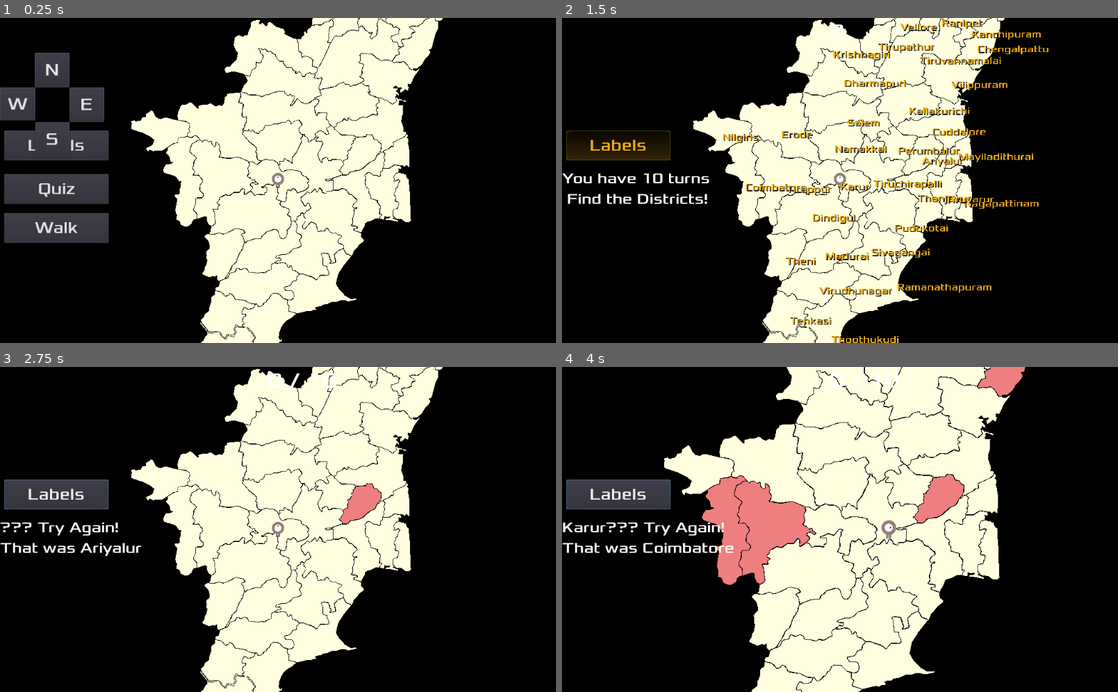
Above: before the commit, frames 1-4 (two rows, left to right).
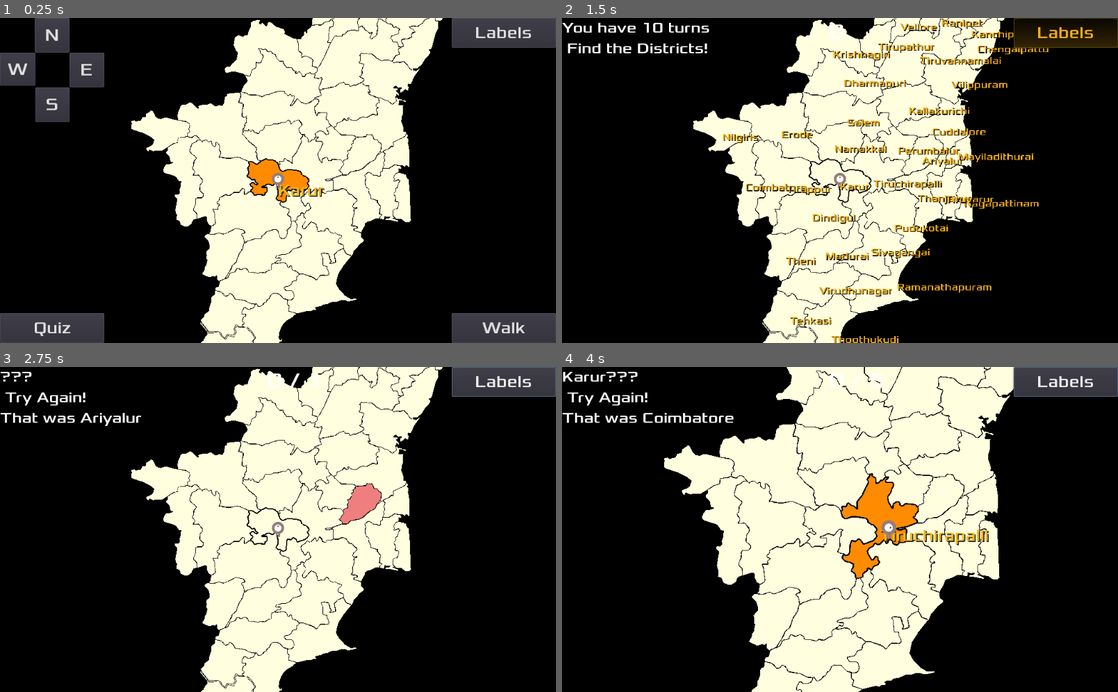
Above: after the commit, the same moments.

Repository: sharun-s/godot-tn
Game: Godot game, scene res://Node2D.tscn
Two runs of this game, one before a commit and one after it. Both use one fixed random seed, a clock stepped at 60 frames per second and the inputs below.
Inputs (mouse positions are in pixels of both pictures, inside the frame that each line leads up to):
- Up to frame 1 (0.25 s): no input
- Up to frame 2 (1.5 s): click "Quiz" at 0.5 s; click "Labels" at 1.25 s
- Up to frame 3 (2.75 s): tap Enter at 2 s; drag from (361, 503) to (417, 393) at 2.02 s
- Up to frame 4 (4 s): tap Space at 2.75 s; drag from (979, 393) to (840, 529) at 2.77 s; tap Enter at 3.5 s; move the mouse to (745, 529) at 3.52 s; hold Right (ui_right) from 3.53 s (still down); hold Mouse wheel up (zoom_in) from 3.53 s (still down); click (745, 529) at 3.67 s; tap Mouse wheel down (zoom_out) at 3.8 s

The runs differ from the first frame. In frame 1, 16% of the frame differs, in the area x 0-100%, y 0-100%; in frame 2, 3.8%; in frame 3, 4.9%; in frame 4, 12%.

Commit message:
Moved Label from HUD to TN layer cuz position/scale changes while HUD/CanvasLayer is better for fixed stuff As Gopal moves district gets highlighted

Diff:
--- a/Camera2D.gd
+++ b/Camera2D.gd
@@ -1,5 +1,4 @@
 extends Camera2D
-#export (NodePath) var target
 
 var min_zoom=1.9
 var max_zoom=3.3
@@ -24,6 +23,7 @@
 	if event.is_action_pressed("zoom_in"):
 		zoom_level = clamp(zoom_level - zoom_factor, min_zoom, max_zoom)
 		zoom = Vector2(zoom_level, zoom_level)
+		get_parent().get_node("Label").rect_scale=zoom
 #		tween.interpolate_property(self,"zoom",zoom,Vector2(zoom_level, zoom_level),
 #		zoom_level, zoom_duration, tween.TRANS_LINEAR,
 #		# Easing out means we start fast and slow down as we reach the target value.
@@ -32,6 +32,7 @@
 	if event.is_action_pressed("zoom_out"):
 		zoom_level = clamp(zoom_level + zoom_factor, min_zoom, max_zoom)
 		zoom = Vector2(zoom_level, zoom_level)
+		get_parent().get_node("Label").rect_scale=zoom
 #		tween.interpolate_property(self,"zoom",zoom,Vector2(zoom_level, zoom_level),
 #		zoom_level, zoom_duration, tween.TRANS_SINE,
 #		# Easing out means we start fast and slow down as we reach the target value.
--- a/Node2D.tscn
+++ b/Node2D.tscn
@@ -28,19 +28,8 @@
 [node name="TN" type="Node2D"]
 script = ExtResource( 1 )
 
-[node name="Camera2D" type="Camera2D" parent="."]
-current = true
-script = ExtResource( 2 )
-
-[node name="Tween" type="Tween" parent="Camera2D"]
-
-[node name="Player" parent="Camera2D" instance=ExtResource( 6 )]
-
-[node name="HUD" type="CanvasLayer" parent="."]
-
-[node name="Label" type="Label" parent="HUD"]
-margin_right = 44.0
-margin_bottom = 44.0
+[node name="Label" type="Label" parent="."]
+margin_bottom = 37.0
 custom_fonts/font = SubResource( 1 )
 custom_colors/font_color = Color( 0.964706, 0.733333, 0.113725, 1 )
 custom_colors/font_color_shadow = Color( 0.145098, 0.145098, 0.145098, 1 )
@@ -51,23 +40,29 @@
 "_edit_use_anchors_": false
 }
 
+[node name="Camera2D" type="Camera2D" parent="."]
+current = true
+script = ExtResource( 2 )
+
+[node name="Tween" type="Tween" parent="Camera2D"]
+
+[node name="Player" parent="Camera2D" instance=ExtResource( 6 )]
+input_pickable = false
+collision_layer = 2
+
+[node name="HUD" type="CanvasLayer" parent="."]
+
 [node name="Message" type="Label" parent="HUD"]
-anchor_top = 0.5
-anchor_bottom = 0.5
-margin_top = -22.0
-margin_bottom = 22.0
 custom_fonts/font = SubResource( 2 )
 __meta__ = {
 "_edit_use_anchors_": false
 }
 
 [node name="Button" type="Button" parent="HUD"]
-anchor_top = 0.5
-anchor_bottom = 0.5
-margin_left = 8.0
-margin_top = -12.0
-margin_right = 200.0
-margin_bottom = 43.0
+anchor_top = 1.0
+anchor_bottom = 1.0
+margin_top = -55.0
+margin_right = 192.0
 custom_fonts/font = SubResource( 3 )
 text = "Quiz"
 __meta__ = {
@@ -75,12 +70,10 @@
 }
 
 [node name="Labels" type="Button" parent="HUD"]
-anchor_top = 0.5
-anchor_bottom = 0.5
-margin_left = 8.0
-margin_top = -92.0
-margin_right = 200.0
-margin_bottom = -37.0
+anchor_left = 1.0
+anchor_right = 1.0
+margin_left = -192.0
+margin_bottom = 55.0
 custom_fonts/font = SubResource( 3 )
 toggle_mode = true
 text = "Labels"
@@ -89,12 +82,12 @@
 }
 
 [node name="Learn" type="Button" parent="HUD"]
-anchor_top = 0.5
-anchor_bottom = 0.5
-margin_left = 8.0
-margin_top = 60.0
-margin_right = 200.0
-margin_bottom = 115.0
+anchor_left = 1.0
+anchor_top = 1.0
+anchor_right = 1.0
+anchor_bottom = 1.0
+margin_left = -192.0
+margin_top = -55.0
 custom_fonts/font = SubResource( 3 )
 text = "Walk"
 __meta__ = {
@@ -114,9 +107,9 @@
 
 [node name="E" type="Button" parent="HUD"]
 margin_left = 128.0
-margin_top = 128.0
+margin_top = 64.0
 margin_right = 192.0
-margin_bottom = 192.0
+margin_bottom = 128.0
 custom_fonts/font = SubResource( 5 )
 toggle_mode = true
 text = "E"
@@ -126,9 +119,8 @@
 
 [node name="N" type="Button" parent="HUD"]
 margin_left = 64.0
-margin_top = 64.0
 margin_right = 128.0
-margin_bottom = 128.0
+margin_bottom = 64.0
 custom_fonts/font = SubResource( 5 )
 toggle_mode = true
 text = "N"
@@ -137,9 +129,9 @@
 }
 
 [node name="W" type="Button" parent="HUD"]
-margin_top = 128.0
+margin_top = 64.0
 margin_right = 65.0
-margin_bottom = 189.0
+margin_bottom = 125.0
 custom_fonts/font = SubResource( 5 )
 toggle_mode = true
 text = "W"
@@ -149,9 +141,9 @@
 
 [node name="S" type="Button" parent="HUD"]
 margin_left = 65.0
-margin_top = 192.0
+margin_top = 128.0
 margin_right = 128.0
-margin_bottom = 256.0
+margin_bottom = 192.0
 custom_fonts/font = SubResource( 5 )
 toggle_mode = true
 text = "S"
--- a/Player.gd
+++ b/Player.gd
@@ -26,8 +26,8 @@
 	else:
 		$AnimatedSprite.stop()
 	position += velocity * delta
-	position.x = clamp(position.x, 0, screen_size.x)
-	position.y = clamp(position.y, 0, screen_size.y)
+	#position.x = clamp(position.x, 0, screen_size.x)
+	#position.y = clamp(position.y, 0, screen_size.y)
 
 	if velocity.x != 0:
 		$AnimatedSprite.animation = "walk"
@@ -39,10 +39,10 @@
 		$AnimatedSprite.flip_v = velocity.y > 0
 
 
-func _on_Player_body_entered(body):
-	hide()#pass # Replace with function body.
-	emit_signal("hit")
-	$CollisionShape2D.set_deferred("disabled",true)
+#func _on_Player_body_entered(body):
+#	hide()#pass # Replace with function body.
+#	emit_signal("hit")
+#	$CollisionShape2D.set_deferred("disabled",true)
 
 func start(pos):
 	position = pos
--- a/Player.tscn
+++ b/Player.tscn
@@ -20,7 +20,8 @@
 } ]
 
 [sub_resource type="CapsuleShape2D" id=2]
-radius = 26.9722
+radius = 8.0
+height = 0.0
 
 [node name="Player" type="Area2D"]
 script = ExtResource( 5 )
@@ -34,7 +35,7 @@
 animation = "up"
 
 [node name="CollisionShape2D" type="CollisionShape2D" parent="."]
+position = Vector2( 0, -8 )
 shape = SubResource( 2 )
 
 [connection signal="area_entered" from="." to="." method="_on_Player_area_entered"]
-[connection signal="body_entered" from="." to="." method="_on_Player_body_entered"]
--- a/TN.gd
+++ b/TN.gd
@@ -145,6 +145,7 @@
 	$HUD/W.connect("toggled",self, "_compass_toggled", ["West"])
 	$Camera2D.position=get_node('Karur').position
 	$Camera2D.zoom=Vector2(2.4, 2.4)
+	$Label.rect_scale=$Camera2D.zoom
 	update()
 
 func _unhandled_input(event):
@@ -154,27 +155,27 @@
 
 func on_district_select(_viewport, event, _idx, district):
 	if event is InputEventMouseButton and event.pressed:
-		select(district, event)
-
-func select(district, event):
+		select(district)
+
+func select(district):
 	if game_in_progress==1:
 		if district == challenge:
 			score+=1
 			attempts+=1
-			$HUD/Score.text=str(score)+' / '+str(turns)
+			$HUD/Score.text=str(score)+' / '+str(attempts)
 			get_node(district).get_child(0).color=selected_color_right
-			$HUD/Label.text=district
+			$Label.text=district
 			var gpos=get_node(district).position
-			$HUD/Label.rect_global_position =Vector2(330,0)+ gpos/($Camera2D.zoom)
+			$Label.rect_global_position =gpos
 			timed_msg("Correct!", 2)
 			yield($Timer, "timeout")
 			if attempts < turns:
 				new_challenge()
 		else:
 			attempts+=1
-			$HUD/Score.text=str(score)+' / '+str(turns)
+			$HUD/Score.text=str(score)+' / '+str(attempts)
 			get_node(district).get_child(0).color=selected_color_wrong
-			$HUD/Message.text=challenge+"??? Try Again!\nThat was "+district
+			$HUD/Message.text=challenge+"???\n Try Again!\nThat was "+district
 		if attempts==turns:
 			timed_msg('Not bad! \nYou scored '+str(score)+' / '+str(turns),3)
 			yield($Timer, "timeout")
@@ -185,25 +186,27 @@
 		get_tree().set_group("dlabels", "visible", false)
 		#deselect district if one is already selected before selecting new one
 		#selecting = change color + add border
-		if district!=selected_district and selected_district!='':
-			deselect()
-		else:
-			if district==selected_district:
-				# already selected so deselect
-				deselect()
-				$HUD/Label.text=''
-				selected_district=''
-				return
-		selected_district=district
-		$HUD/Label.text=district
-		var sd:Area2D=get_node(selected_district)
-		var gpos=sd.position
-		$HUD/Label.rect_global_position=event.position
-		var poly=sd.get_child(0)
-		poly.color=selected_color
-		#selected_district_border_pts=PoolVector2Array(poly.polygon)
-		var oa=sd.get_overlapping_areas()
-		#get_tree().set_group("dlabels", "visible", false)
+		highlight_district(district)
+
+func highlight_district(district, show_neighbours:=true):
+	if district!=selected_district and selected_district!='':
+		deselect()
+	else:
+		if district==selected_district:
+			# already selected so deselect
+			#deselect()
+			$Label.text=''
+			#selected_district=''
+			return
+	selected_district=district
+	$Label.text=district
+	var sd:Area2D=get_node(selected_district)
+	$Label.rect_global_position=sd.position
+	var poly=sd.get_child(0)
+	poly.color=selected_color
+	#selected_district_border_pts=PoolVector2Array(poly.polygon)
+	if show_neighbours:
+		var oa=sd.get_overlapping_areas()		#get_tree().set_group("dlabels", "visible", false)
 		#wait for set completion
 		var tmp=$Timer.wait_time
 		$Timer.start(.3)
@@ -217,7 +220,7 @@
 			#tw.interpolate_property(i.get_child(0), 'color', deselect_color, deselect_color.blend("aa66aa22"),1)
 			#tw.start()
 			#yield(tw,"tween_completed")
-		update()
+	update()
 
 func deselect():
 	for district in d.keys():
@@ -261,7 +264,7 @@
 	walkpath.clear_points()
 	$HUD/Score.text=''
 	$HUD/Message.text=''
-	$HUD/Label.text=''
+	$Label.text=''
 	$HUD/Button.show()
 	$HUD/Learn.show()
 	$Camera2D.position=get_node('Karur').position
@@ -284,23 +287,27 @@
 	hide_compass()
 	if selected_district!='':
 		deselect()
-		$HUD/Label.text=''
+		$Label.text=''
 		get_tree().set_group("dlabels","visible",false)
-
 
 func _on_Learn_pressed():
 	reset()
 	game_in_progress=2
 	var current='Chennai'
 	var visited=[current]
+	$Camera2D/Gopal/CollisionShape2D.disabled = true
+	$Camera2D/Gopal.position=Vector2(0,0)
+	#$Camera2D/Gopal/AnimatedSprite.animation = "walk"
+	#$Camera2D/Gopal/AnimatedSprite.play()
 	while len(visited) < len(d):
 		var i:Area2D=get_node(current)
 		var gpos=i.position
 		walkpath.add_point(gpos)
-		$Camera2D/Tween.interpolate_property($Camera2D,"position",$Camera2D.position,gpos,1)
+		$Camera2D/Tween.interpolate_property($Camera2D,"position",$Camera2D.position,gpos,1.4)
 		$Camera2D/Tween.start()
-		$HUD/Label.text=current
-		$HUD/Label.set_position(Vector2(get_viewport().size.x/2,get_viewport().size.x/2))
+		# not required gopal will highlight
+		$Label.text=current
+		$Label.rect_global_position=get_node(current).position
 		var poly=i.get_child(0)
 		poly.color=selected_color
 		var neighbours=i.get_overlapping_areas()
@@ -325,6 +332,8 @@
 					current=jump
 					break
 			visited.append(jump)
+	$Camera2D/Gopal/CollisionShape2D.disabled = false
+	#$Camera2D/Gopal/AnimatedSprite.stop()
 	game_over()
 
 var df
@@ -409,7 +418,11 @@
 	get_node('Namakkal').add_to_group('West')
 	get_node('Salem').add_to_group('West')
 	get_node('Nilgiris').add_to_group('West')
+	#if OS.get_name()=='Android':
+	#	$HUD/Message.anchor_left=.45
 
 func _on_Player_hit(name):
 	#$HUD/Message.text='Gopal has wandered into '+ name
-	print('Gopal has wandered into '+ name)
+	if $Camera2D/Gopal != null:
+		#print('Gopal has wandered into '+ name+' '+str($Camera2D/Gopal.global_position))
+		highlight_district(name, false)
